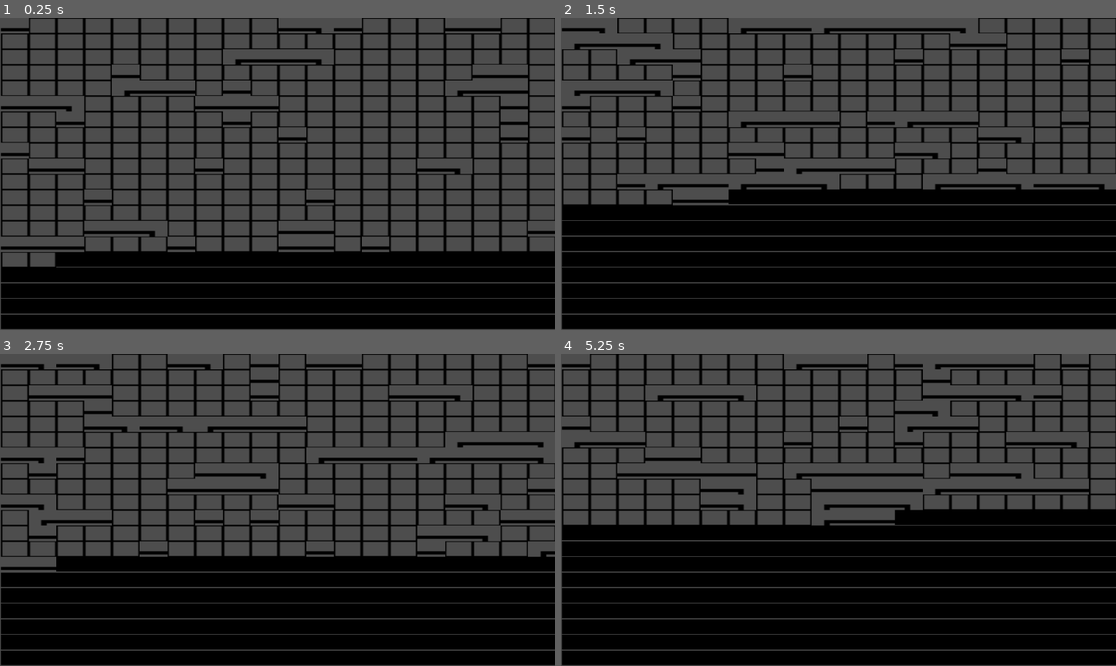
Above: before the commit, frames 1-4 (two rows, left to right).
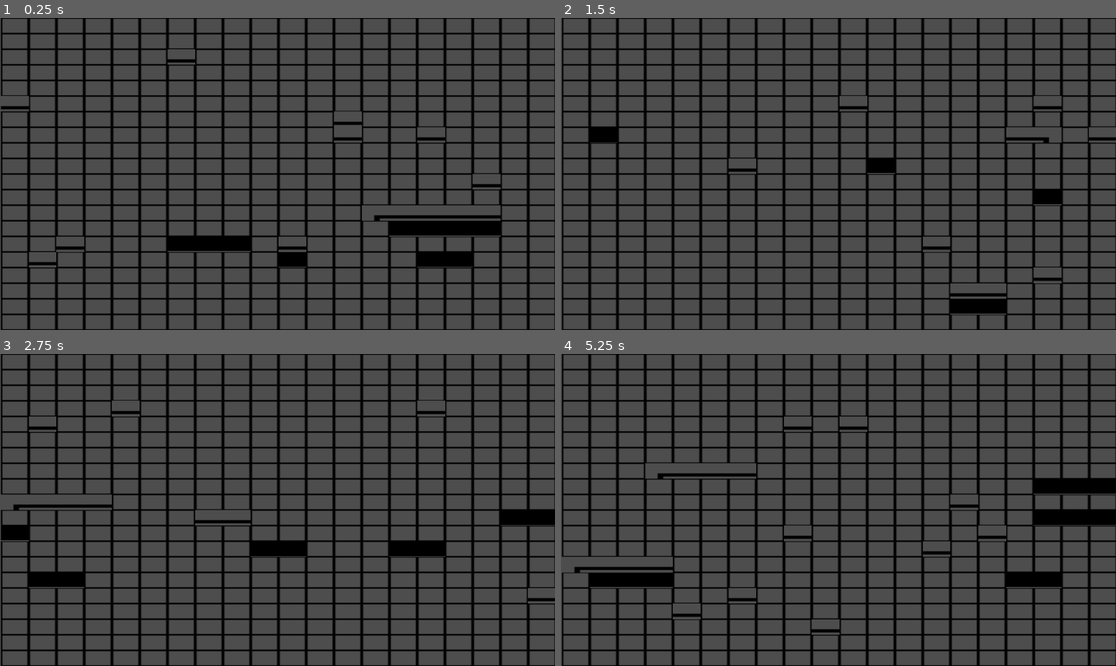
Above: after the commit, the same moments.

Repository: Deiuca/Grammatica
Game: Godot game, scene res://progetto.tscn
Two runs of this game, one before a commit and one after it. Both use one fixed random seed, a clock stepped at 60 frames per second and the inputs below.
Inputs:
- Up to frame 1 (0.25 s): no input
- Up to frame 2 (1.5 s): tap Enter at 0.5 s; hold R 0.53-1.28 s; tap R at 1.35 s
- Up to frame 3 (2.75 s): tap Space at 2 s; hold R from 2.03 s (still down)
- Up to frame 4 (5.25 s): release R at 2.78 s; tap R at 2.85, 4.35 s; tap Enter at 3.5 s; hold R 3.53-4.28 s; tap Space at 5 s; hold R from 5.03 s (still down)

The runs differ from the first frame. In frame 1, 28% of the frame differs, in the area x 0-100%, y 0-100%; in frame 2, 45%; in frame 3, 38%; in frame 4, 46%.

Commit message:
Ultimo commit prima di modifica a espansione stringa

Diff:
--- a/Script/generatore_livello.gd
+++ b/Script/generatore_livello.gd
@@ -113,14 +113,16 @@
 	return prima_dell_indice + risultato + dopo_l_indice
 
 func verifica_cond(cond, trigger_index := 0)-> bool:
+	cond = cond.replace("w", str(width))
+	cond = cond.replace("h", str(height))
 	var num = ""
 	if cond[0] == "+":
-		cond = cond.left(1)
+		cond = cond.right(-1)
 
 	#ritorna num
 	while cond[0].is_valid_int() or cond[0] == "-":
 		num += cond[0]
-		cond = cond.right(cond.length()-(1))
+		cond = cond.right(-1)
 	num = num.to_int()
 	var index = trigger_index + num
 	if index >= 0 and index < (stringa.length() - cond.length()):
--- a/Script/regole.gd
+++ b/Script/regole.gd
@@ -2,11 +2,13 @@
 
 var regole = [
 	#Nome; Trigger; Condizioni Aggiuntive; Sostituzione; Probabilità (deve essere ultima, modica in applica_regole)
-	["regola1", "T", [], ["TTT"], 100.0],
-	["regola2", "A", [], ["P"], 15.0],
+	#["regola1", "T", [], ["TTT"], 100.0],
+	["test", "A", ["-wP"], ["T"], 100.0],
+	["regola2", "A", ["+wA", "-wA"], ["P"], 2.5],
 	["regola3", "A", [], ["AAA"], 50.0],
-	["regola4", "PA", [], ["PE"], 40.0],
-	["regola5", "AP", [], ["eP"], 40.0]
+	["regola4", "PA", ["+wA", "-wA"], ["PE"], 40.0],
+	["regola5", "AP", ["+wA", "-wA"], ["eP"], 40.0],
+	["regola6", "P", ["+wA", "-wA", "+1A"], ["PP"], 40.0],
 ]
 
 var lettere_to_texture ={
Not shown, changed: Textures/.DS_Store
